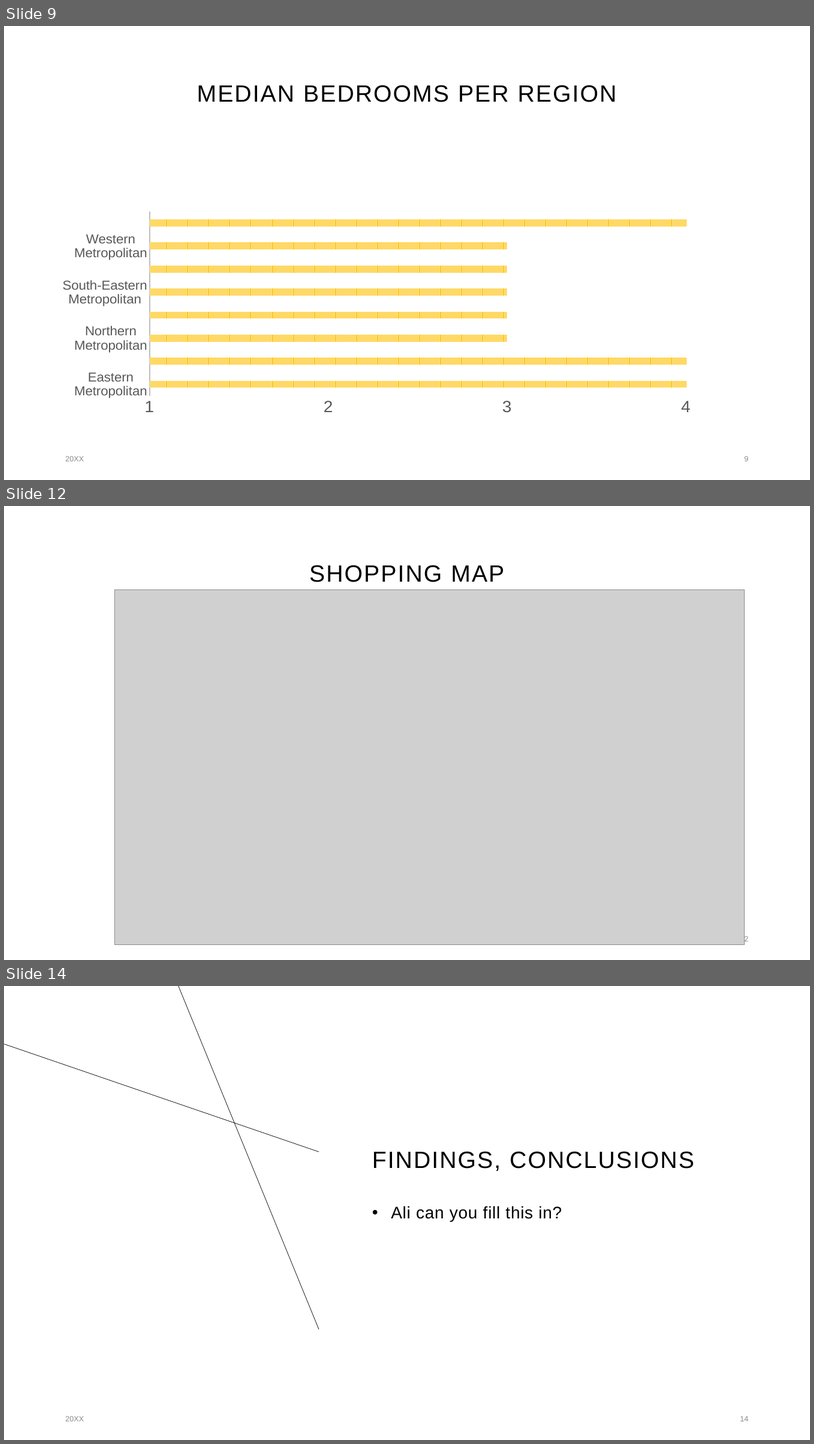
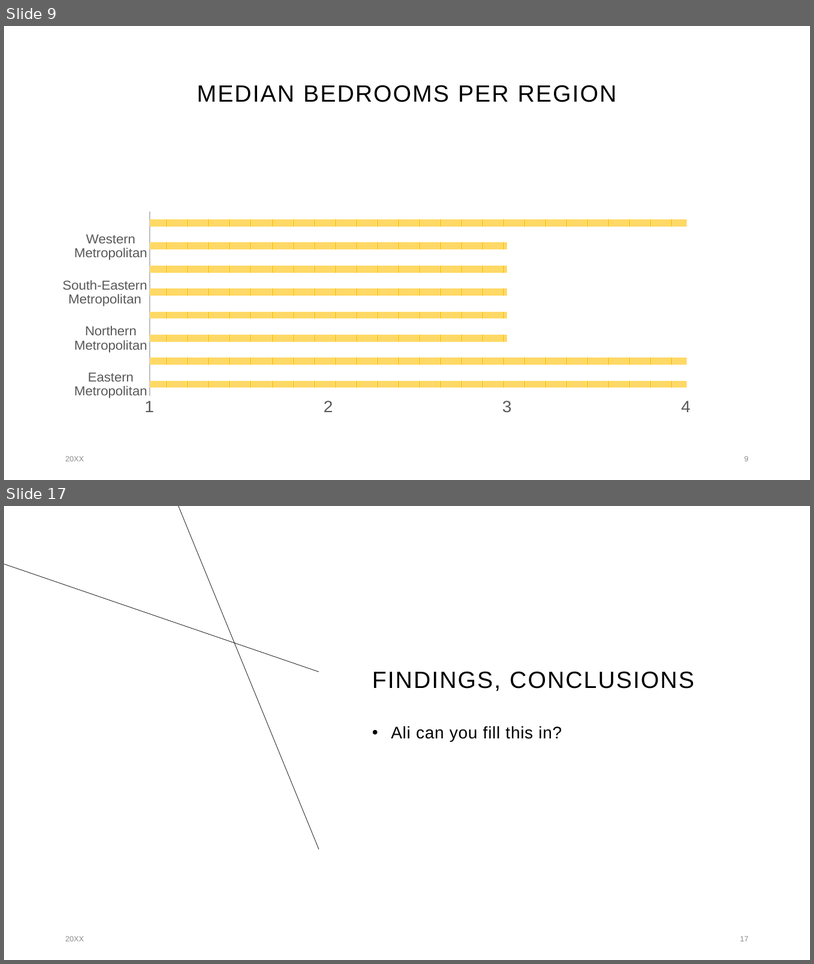
Before and after one commit to Asalvs/Melbourne_Property_Market, a slide deck: visuals/Powerpoint presentation.pptx. Shown one above the other, each under a label of ours: slides 9, 12 and 14 before the commit, slides 9 and 17 after it; the slides between them are not shown. The pictures are 814x1444 and 814x964 pixels, drawn with LibreOffice and Linux fonts; fonts in the diff are those of the drawing; grey boxes stand for pictures. Boxes give left, top, right and bottom in pixels: in the first picture for what was removed or moved away, otherwise in the second. Text is boxed around its words. In the diff, an @@ line names an element or a change of style, - is before the commit and + after.

```diff
--- a/visuals/Powerpoint presentation.pptx
+++ b/visuals/Powerpoint presentation.pptx
@@ slide 12 removed at (x1=4, y1=506, x2=810, y2=960), background #FFFFFF @@
@@ title removed at (x1=309, y1=565, x2=504, y2=582) @@
-SHOPPING MAP
@@ picture removed at (x1=115, y1=589, x2=745, y2=944) @@
@@ page number removed at (x1=740, y1=935, x2=749, y2=943) @@
-12
@@ what was slide 14 is now slide 17 @@
@@ page number at (x1=740, y1=936, x2=749, y2=941): text changed @@
-14
+17
```
Also in this commit, not shown: 6 slides added, 2 other slides removed.
